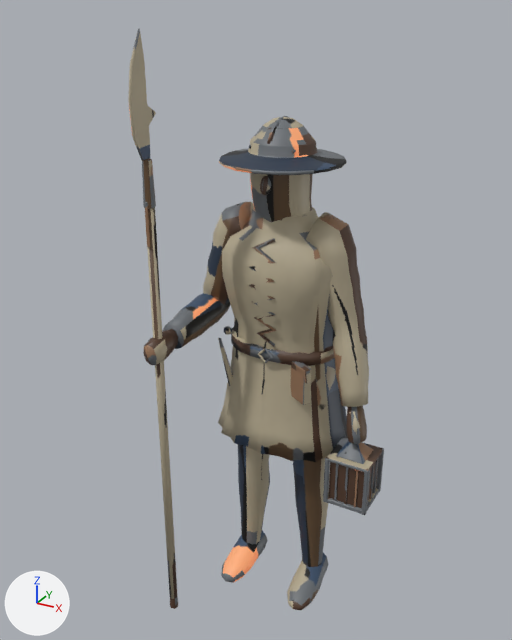
The FBX model Assets/Models/ArtBible/Enemies/High/LanternWarden/LanternWarden.fbx: old version first, new version second.
Rendered twice from a 50 mm camera at (1.0, -2.03, 2.1) aimed at (-0.05, -0.12, 1.14). The lights are fixed; the arrows at lower left show +X, +Y and +Z. The picture after the commit comes second.

In view in the first picture: 'LanternWarden'.
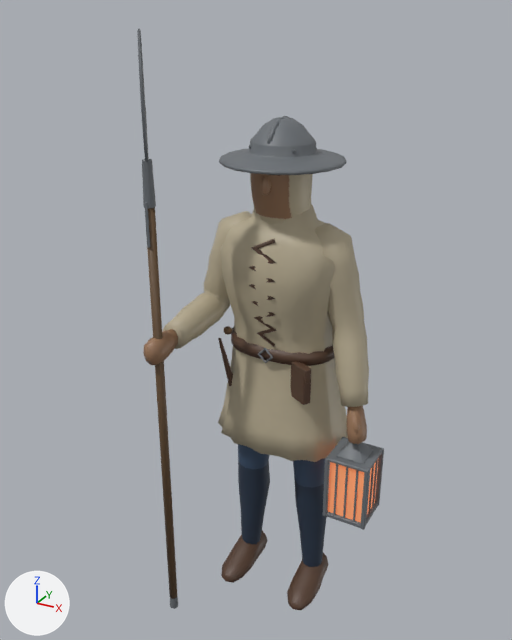
Location of each change, (x1, y1, x2, y2) in pixels of the pictures (512 x 640 px; the box of a moved part takes in the faces that stretch with it):
```json
{"object": "LanternWarden", "change": "reshaped", "before": [128, 29, 384, 610], "after": [137, 29, 384, 610]}
{"part": 1, "of": "me_lanternwarden", "change": "moved or reshaped", "before": [327, 488, 379, 514], "after": [326, 502, 378, 528]}
{"part": 2, "of": "me_lanternwarden", "change": "moved or reshaped", "before": [194, 202, 368, 391], "after": [195, 205, 368, 375]}
{"part": 3, "of": "me_lanternwarden", "change": "moved or reshaped", "before": [323, 438, 384, 515], "after": [323, 438, 384, 530]}
{"part": 4, "of": "me_lanternwarden", "change": "moved or reshaped", "before": [128, 29, 156, 161], "after": [137, 29, 149, 161]}
{"part": 5, "of": "me_lanternwarden", "change": "surface changed", "before": [129, 29, 384, 610], "after": [138, 29, 384, 610]}
```

The change, as JSON lines over the scene's bpy script:
```json
{"block": "me_lanternwarden", "where": "# used by ob_lanternwarden; location = (0.0, 0.0, 0.0)"}
{"op": "remove", "block": "me_lanternwarden", "code": "me_lanternwarden.from_pydata(...)  # 2588 vertices, 2516 faces; spans x -0.31..0.4, y -0.44..0.18, z 0.0..2.05"}
{"op": "add", "block": "me_lanternwarden", "code": "me_lanternwarden.from_pydata(...)  # 2620 vertices, 2548 faces; spans x -0.31..0.4, y -0.44..0.18, z 0.0..2.05"}
{"block": "me_lanternwarden", "change": "me_lanternwarden part 1: the loose piece of 24 vertices spanning x 0.25..0.4, y -0.17..-0.02, z 0.54..0.56 is moved by (0.0, 0.0, -0.06)"}
{"block": "me_lanternwarden", "change": "me_lanternwarden part 2: 323 vertices moved from x -0.31..0.31, y -0.16..0.1, z 0.91..1.51 to x -0.31..0.31, y -0.15..0.1, z 0.9..1.48; 32 vertices removed from x -0.1..0.1, y -0.11..0.06, z 1.51; 64 vertices added at x -0.11..0.11, y -0.11..0.07, z 1.47..1.52"}
{"block": "me_lanternwarden", "change": "me_lanternwarden part 3: 108 vertices moved from x 0.24..0.4, y -0.17..-0.02, z 0.54..0.55 to x 0.24..0.4, y -0.17..-0.02, z 0.48..0.49"}
{"block": "me_lanternwarden", "change": "me_lanternwarden part 4: 20 vertices moved from x -0.27..-0.26, y -0.44..-0.33, z 1.7..1.96 to x -0.3..-0.23, y -0.43..-0.34, z 1.7..1.96; 17 vertices removed from x -0.27..-0.26, y -0.44..-0.33, z 1.7..1.97; 17 vertices added at x -0.29..-0.23, y -0.43..-0.34, z 1.7..1.97"}
{"block": "me_lanternwarden", "change": "me_lanternwarden part 5: 2400 kept faces spanning x -0.31..0.4, y -0.44..0.18, z 0.0..2.05 get new texture (UV) coordinates"}
```
